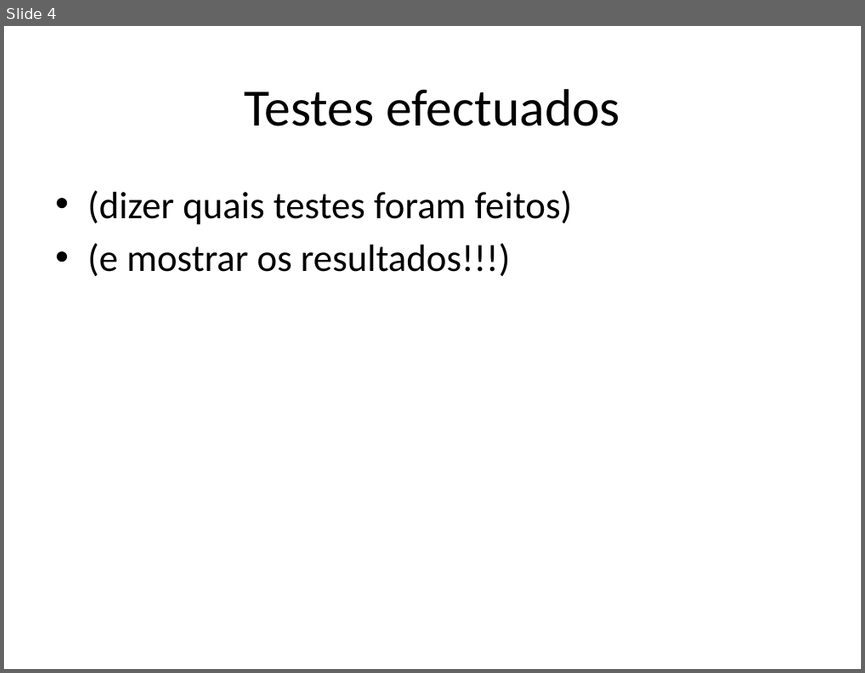
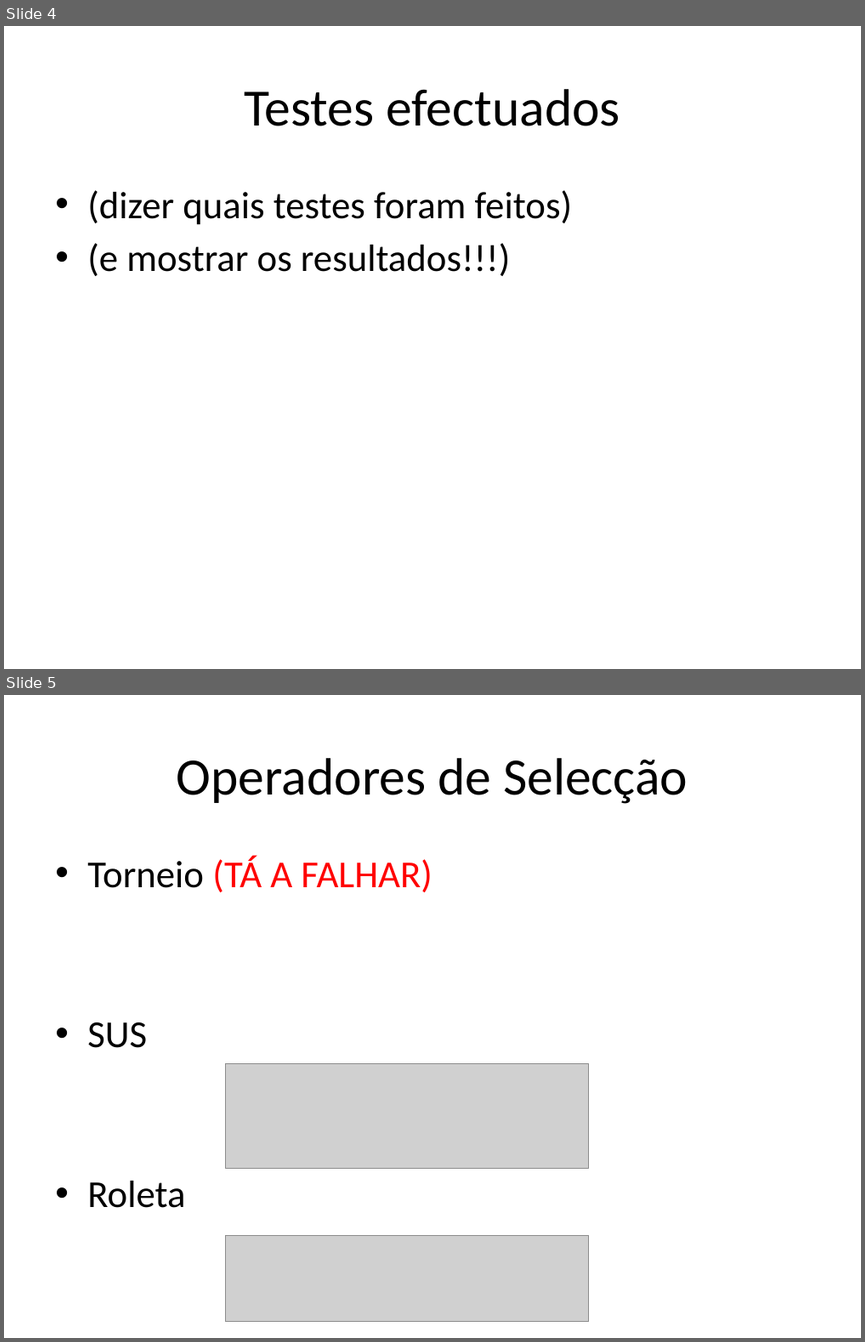
Before and after one commit to iptomar/genetic_11-12, a slide deck: ApresentacaoRelatorio_PSI_GeneticLAB.pptx. Shown one above the other, each under a label of ours: slide 4 before the commit, slides 4 and 5 after it. The pictures are 865x673 and 865x1342 pixels, drawn with LibreOffice and Linux fonts; fonts in the diff are those of the drawing; grey boxes stand for pictures. Boxes give left, top, right and bottom in pixels: in the first picture for what was removed or moved away, otherwise in the second. Text is boxed around its words. In the diff, an @@ line names an element or a change of style, - is before the commit and + after.

```diff
--- a/ApresentacaoRelatorio_PSI_GeneticLAB.pptx
+++ b/ApresentacaoRelatorio_PSI_GeneticLAB.pptx
@@ slide 5 added at [4, 695, 861, 1338], background #FFFFFF @@
@@ title added at [177, 758, 687, 804], 44 pt, text #000000 @@
+Operadores de Selecção
@@ text added at [87, 856, 432, 1208], 32 pt, text #000000 @@
+• Torneio (TÁ A FALHAR)
+• SUS
+• Roleta
@@ picture added at [225, 1063, 588, 1168] @@
@@ picture added at [225, 1235, 588, 1321] @@
```
Also in this commit, not shown: 1 slide changed, 15 other slides added.
